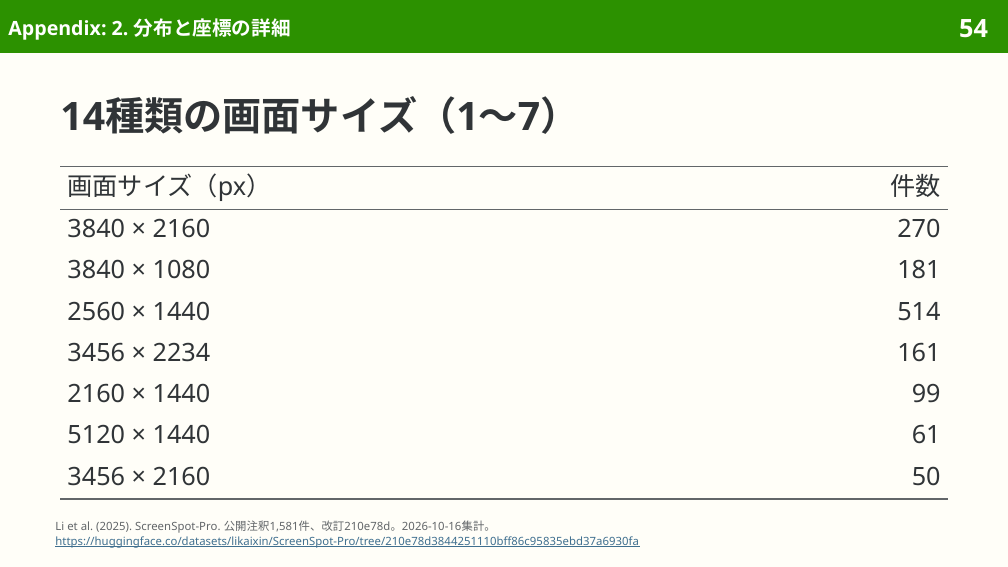
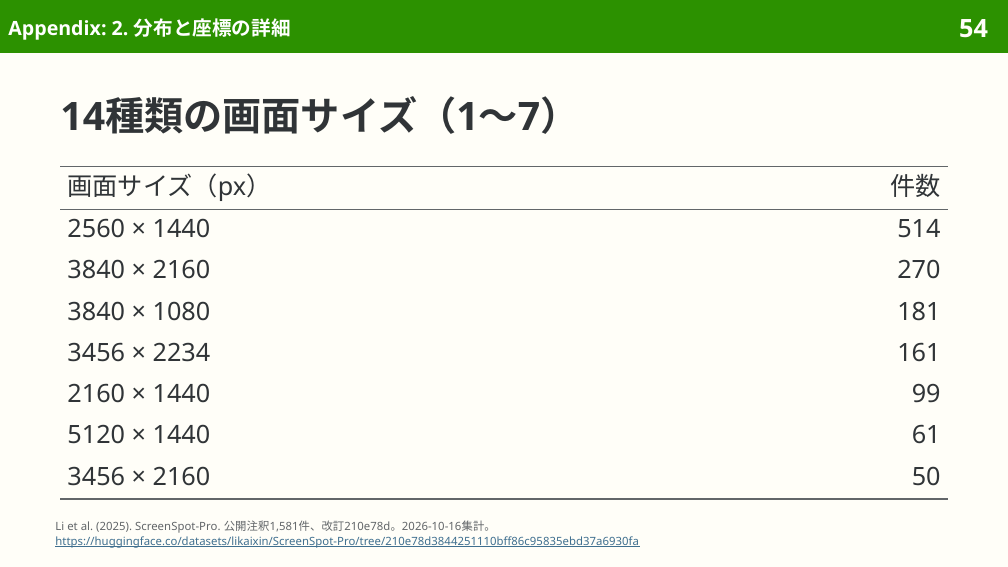
Before and after one commit to sasakiy84/datasets-in-10-minutes, a slide deck: slide 54 of slides/datasets-in-10-minutes-screenspot-pro.pptx. Drawn at 1008x567 pixels with LibreOffice and Linux fonts; fonts in the diff are those of the drawing. Boxes give left, top, right and bottom in pixels: in the first picture for what was removed or moved away, otherwise in the second. Text is boxed around its words. In the diff, an @@ line names an element or a change of style, - is before the commit and + after.

```diff
--- a/slides/datasets-in-10-minutes-screenspot-pro.pptx
+++ b/slides/datasets-in-10-minutes-screenspot-pro.pptx
@@ table at <box>60,166,948,499</box> @@
+row 2: 2560 × 1440 | 514
-row 4: 2560 × 1440 | 514
```
Also in this commit, not shown: 11 other slides changed, 7 other files.
